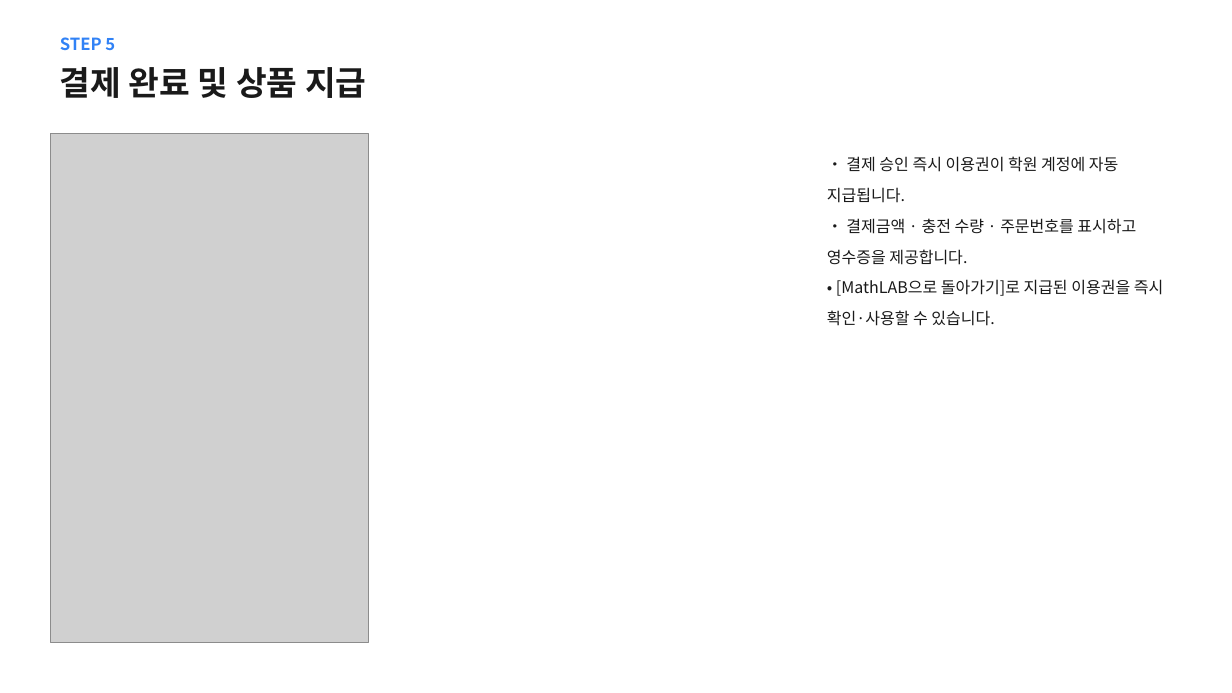
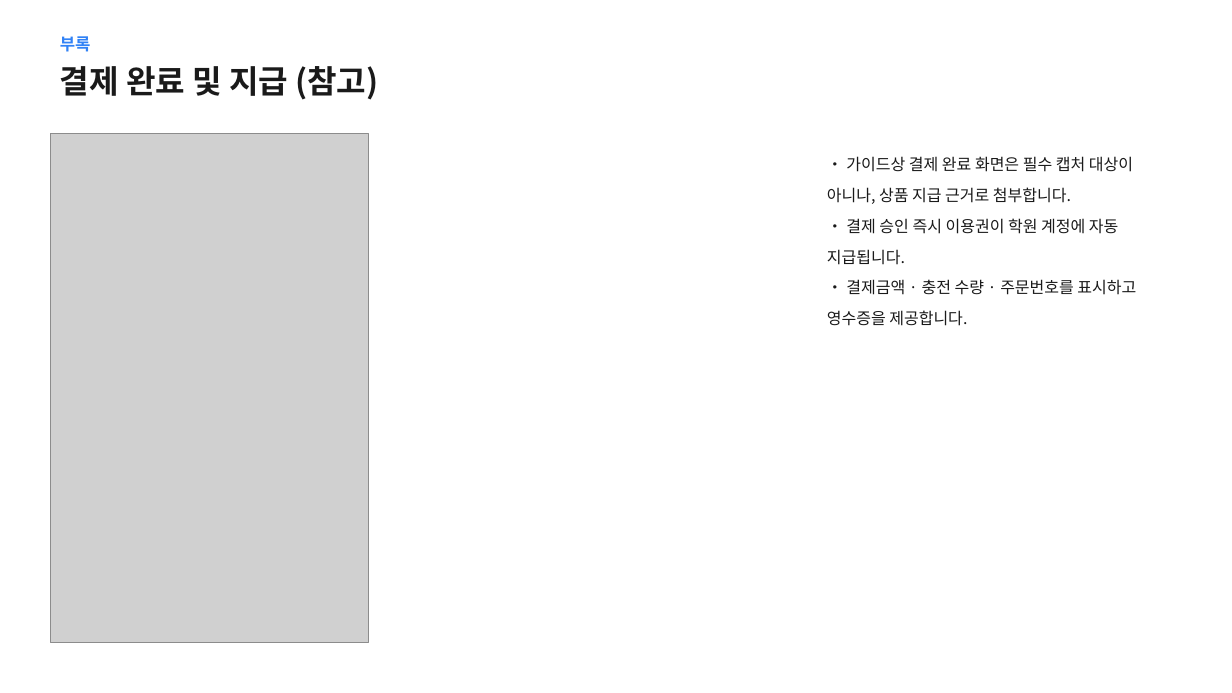
Before and after one commit to BIGSHOL/mathlab, a slide deck: slide 14 of docs/토스페이먼츠_결제경로_파라엑스.pptx (slide 7 before the commit). Drawn at 1232x693 pixels with LibreOffice and Linux fonts; fonts in the diff are those of the drawing; grey boxes stand for pictures. Boxes give left, top, right and bottom in pixels: in the first picture for what was removed or moved away, otherwise in the second. Text is boxed around its words. In the diff, an @@ line names an element or a change of style, - is before the commit and + after.

```diff
--- a/docs/토스페이먼츠_결제경로_파라엑스.pptx
+++ b/docs/토스페이먼츠_결제경로_파라엑스.pptx
@@ text at <box>60,36,91,52</box>: text changed @@
-STEP 5
+부록
@@ text at <box>60,66,378,100</box>: text changed; size 26 to 25 pt @@
-결제 완료 및 상품 지급
+결제 완료 및 지급 (참고)
@@ text at <box>827,156,1133,204</box>: paragraph added @@
+• 가이드상 결제 완료 화면은 필수 캡처 대상이 아니나, 상품 지급 근거로 첨부합니다.
@@ text at <box>827,279,1163,326</box>: paragraph removed @@
-• [MathLAB으로 돌아가기]로 지급된 이용권을 즉시 확인·사용할 수 있습니다.
```
Also in this commit, not shown: 7 other slides changed, 6 slides added, 1 other file.
